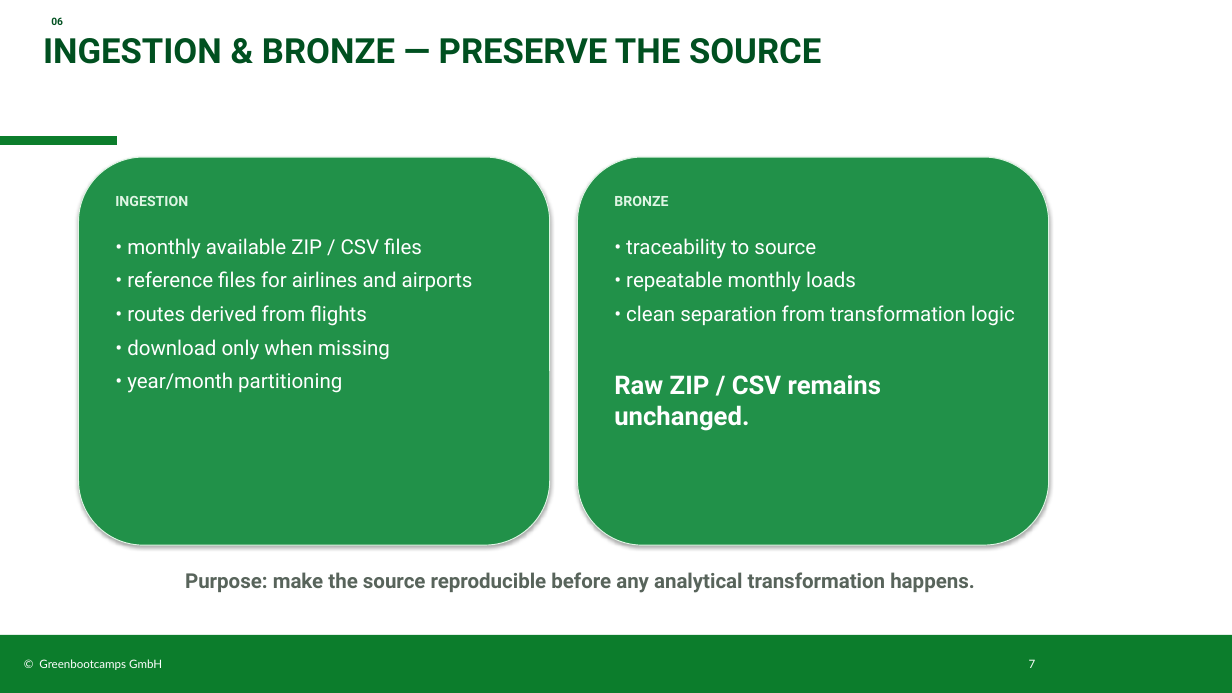
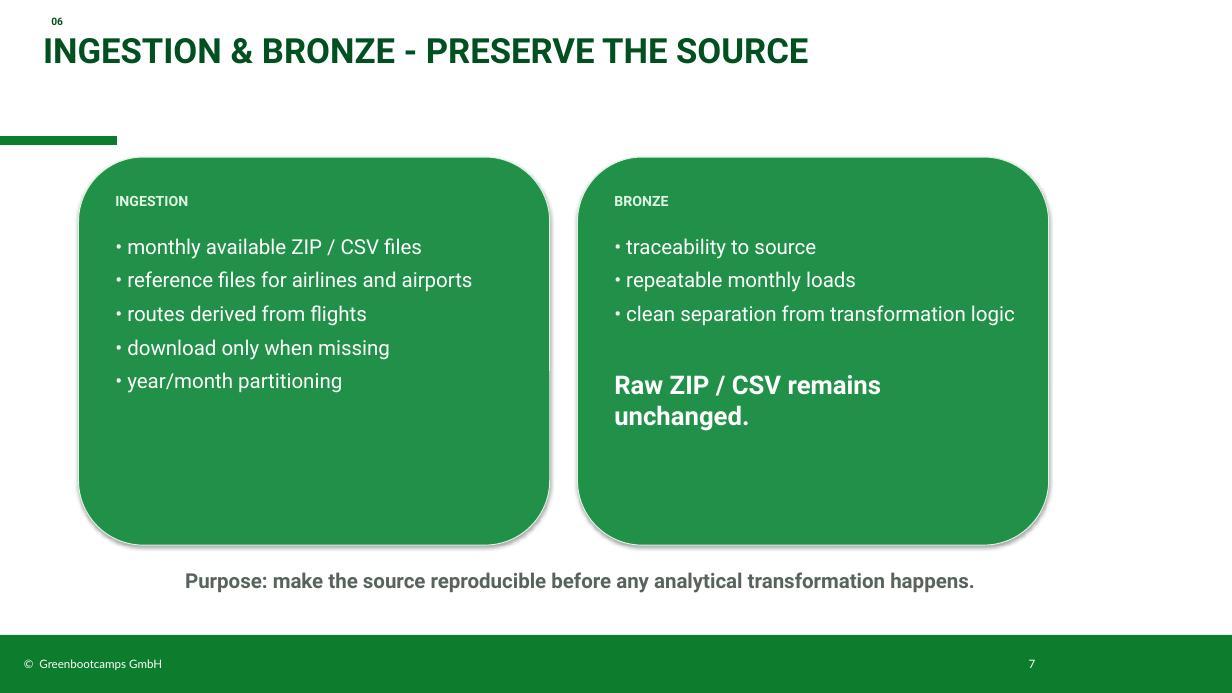
Before and after one commit to Peter-SQL/airline-operations-pipeline, a slide deck: slide 7 of docs/Airline_Reliability_PB.pptx. Drawn at 1232x693 pixels with LibreOffice and Linux fonts; fonts in the diff are those of the drawing; background and template pictures are left out. Boxes give left, top, right and bottom in pixels: in the first picture for what was removed or moved away, otherwise in the second. Text is boxed around its words. In the diff, an @@ line names an element or a change of style, - is before the commit and + after.

```diff
--- a/docs/Airline_Reliability_PB.pptx
+++ b/docs/Airline_Reliability_PB.pptx
@@ title at (x1=43, y1=38, x2=808, y2=64): text changed @@
-INGESTION & BRONZE — PRESERVE THE SOURCE
+INGESTION & BRONZE - PRESERVE THE SOURCE
```
Also in this commit, not shown: 9 other slides changed.
